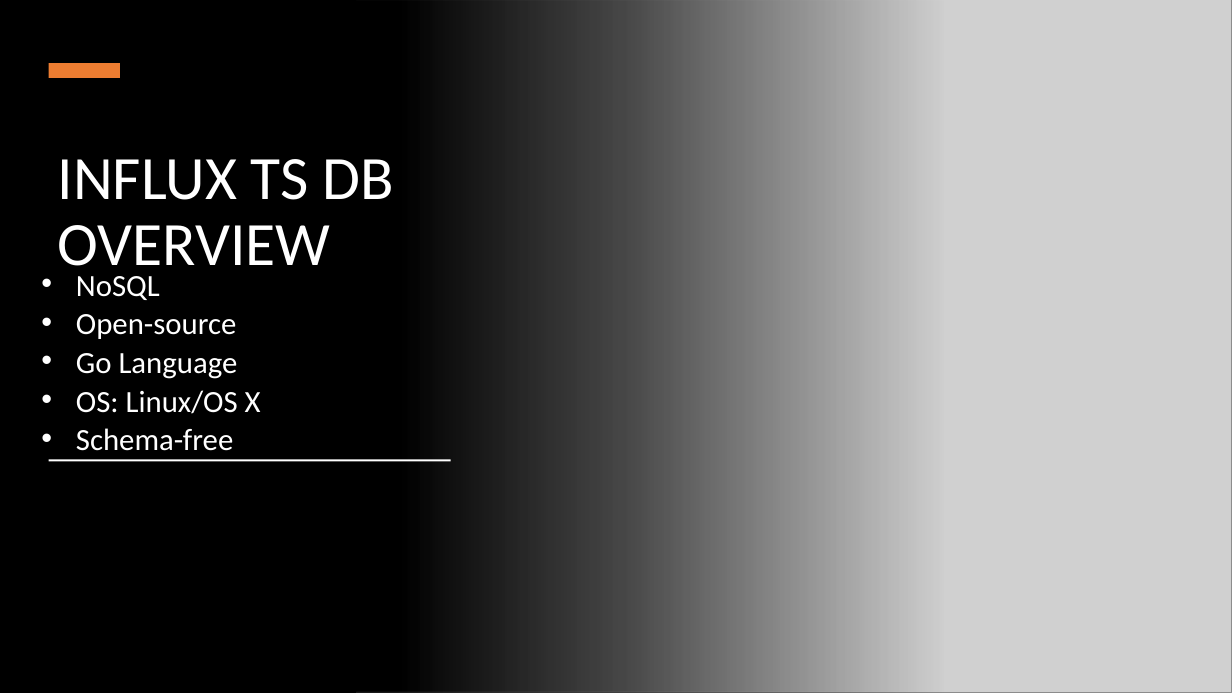
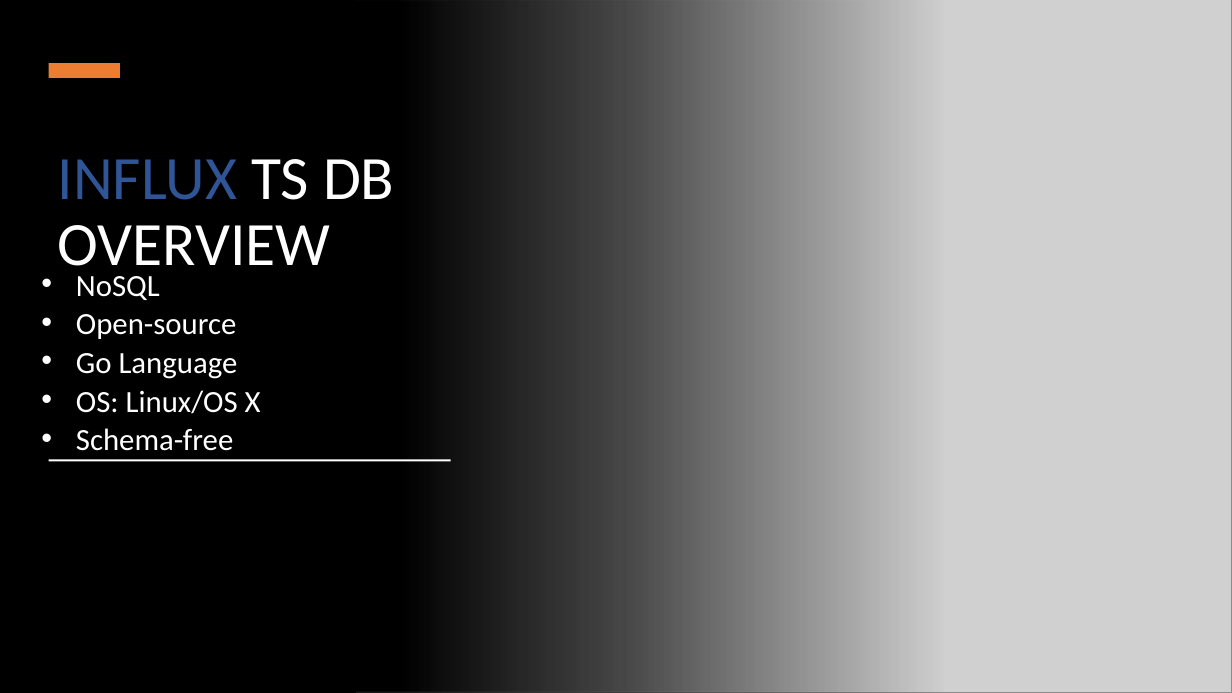
Before and after one commit to Warglaive/SaaS-MachineLearningPlatform-Research, a slide deck: slide 1 of Tech Stack/DatabasesComparison.pptx. Drawn at 1232x693 pixels with LibreOffice and Linux fonts; fonts in the diff are those of the drawing; grey boxes stand for pictures. Boxes give left, top, right and bottom in pixels: in the first picture for what was removed or moved away, otherwise in the second. Text is boxed around its words. In the diff, an @@ line names an element or a change of style, - is before the commit and + after.

```diff
--- a/Tech Stack/DatabasesComparison.pptx
+++ b/Tech Stack/DatabasesComparison.pptx
@@ title "INFLUX TS DB OVERVIEW" at [58,159,394,280]: text colour #FFFFFF to #2F5597 in "INFLUX" @@
```
Also in this commit, not shown: 3 other slides changed, 3 slides added.
